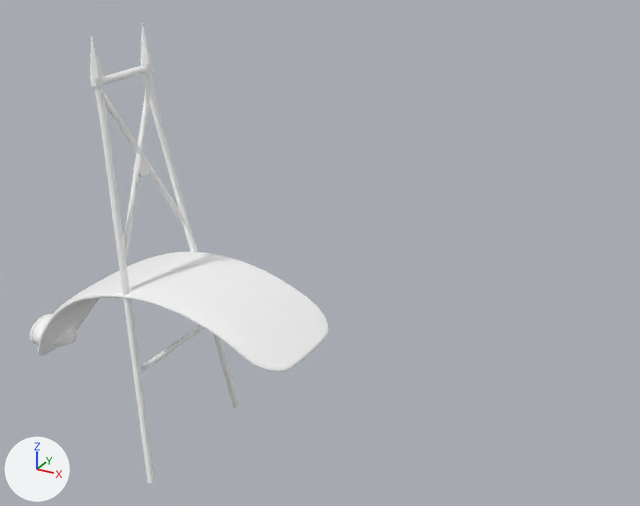
An edit to the glTF model Data/BikesV2/kits/kazeda_chopper__tail2.glb, drawn before and after from the same camera.
Rendered twice from a 50 mm camera at (0.823, -1.05, 1.305) aimed at (0.216, 0.054, 0.753). The axes (+X, +Y, +Z) are drawn at lower left. The lights are the same throughout. The picture after the commit comes second. Vertices at exactly the same position are counted once.

The first picture shows 'kazeda_chopper__tail2'.
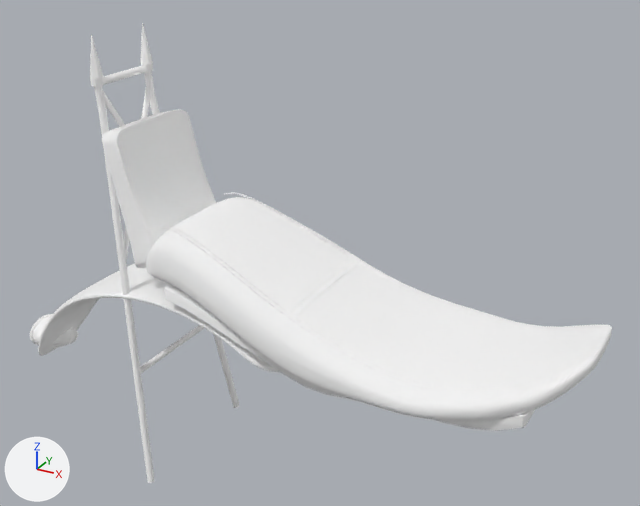
Edits to the bpy script that builds the scene:
```text
Add mat_s106:
    mat_s106 = principled_material('s106')
    mat_s106.base_color = (1.0, 1.0, 1.0)  # white #ffffff
    mat_s106.metallic = 1.0
    mat_s106.roughness = 1.0
Add mat_s014:
    mat_s014 = principled_material('s014')
    mat_s014.base_color = (1.0, 1.0, 1.0)  # white #ffffff
    mat_s014.metallic = 1.0
    mat_s014.roughness = 1.0
Change me_mesh_0:
    used by ob_kazeda_chopper__tail2; location = (0.0, 0.0, 0.0)
    remove me_mesh_0.from_pydata(...)  # 10020 vertices, 19922 faces; spans x -0.363..0.23, y -0.134..0.134, z 0.359..1.076
    add me_mesh_0.from_pydata(...)  # 17187 vertices, 28962 faces; spans x -0.363..0.664, y -0.148..0.147, z 0.359..1.076
    me_mesh_0 part 1: 7167 vertices added at x -0.088..0.664, y -0.148..0.147, z 0.616..0.944
    add me_mesh_0.materials.append(mat_s014)  # white #ffffff
    add me_mesh_0.materials.append(mat_s106)  # white #ffffff
```

Where the change shows, as pixel boxes [x1, y1, x2, y2] in the pictures (640 x 506 px):
'kazeda_chopper__tail2', reshaped (94% wider)
    before: [30, 23, 329, 483]
    after: [30, 23, 612, 483]
part 1 of me_mesh_0, added
    after: [102, 109, 612, 431]
